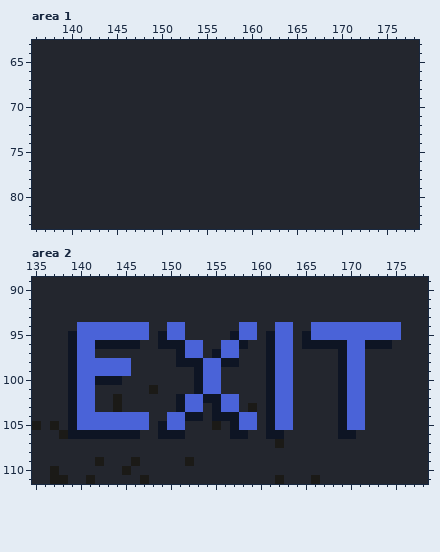
Two versions of one pixel-art file, art/aseprite/garage-p3.aseprite. Above is the file before it was changed.
960x270 pixels, 1 frame. Colours within 5 levels of each other are drawn and written as one. Shown: area 1: x 136..178, y 63..83; area 2: x 135..178, y 89..111. The commit also changed other parts of the picture, which this record leaves out.
The same view after the edit:
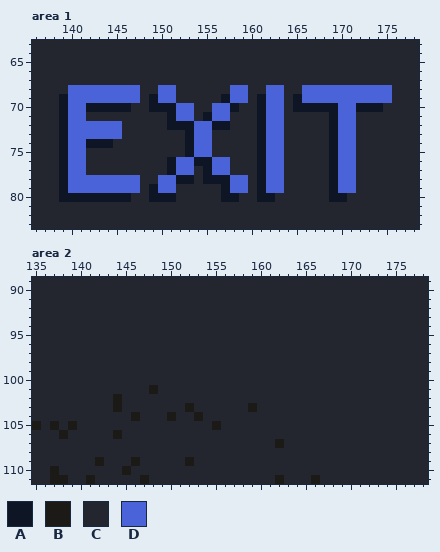
Palette (. is transparent): A #0e1524  B #1b1a17  C #23262e  D #4a63d8
Change:
Changed rows in their new state; - is an unchanged pixel.
Area 1, layer "exit":
first column x 139:
68 -DDDDDDDD--DD------DD--DD--DDDDDDDDDD
69 ADDDDDDDD-ADD-----ADD-ADD-ADDDDDDDDDD
70 ADDAAAAA--AAADD--DDA--ADD-AAAAADDAAA-
71 ADD---------ADD-ADD---ADD-----ADD----
72 ADDDDDD-----AAADDAA---ADD-----ADD----
73 ADDDDDD-------ADD-----ADD-----ADD----
74 ADDAAA--------ADD-----ADD-----ADD----
75 ADD-----------ADD-----ADD-----ADD----
76 ADD---------ADDAADD---ADD-----ADD----
77 ADD---------ADD-ADD---ADD-----ADD----
78 ADDDDDDDD--DDAA-AAADD-ADD-----ADD----
79 ADDDDDDDD-ADD-----ADD-ADD-----ADD----
80 AAAAAAAA--AAA-----AA--AA------AA-----
Area 2, layer "exit":
first column x 139:
 94 -CCCCCCCC--CC------CC--CC--CCCCCCCCCC
 95 CCCCCCCCC-CCC-----CCC-CCC-CCCCCCCCCCC
 96 CCCCCCCC--CCCCC--CCC--CCC-CCCCCCCCCC-
 97 CCC---------CCC-CCC---CCC-----CCC----
 98 CCCCCCC-----CCCCCCC---CCC-----CCC----
 99 CCCCCCC-------CCC-----CCC-----CCC----
100 CCCCCC--------CCC-----CCC-----CCC----
101 CCC-----------CCC-----CCC-----CCC----
102 CCC---------CCCCCCC---CCC-----CCC----
103 CCC---------CBC-CCC---CCC-----CCC----
104 CCCCCCCBC--BCCB-CCCCC-CCC-----CCC----
105 BCCCCCCCC-CCC-----CCC-CCC-----CCC----
106 CCCCCBCC--CCC-----CC--CC------CC-----
